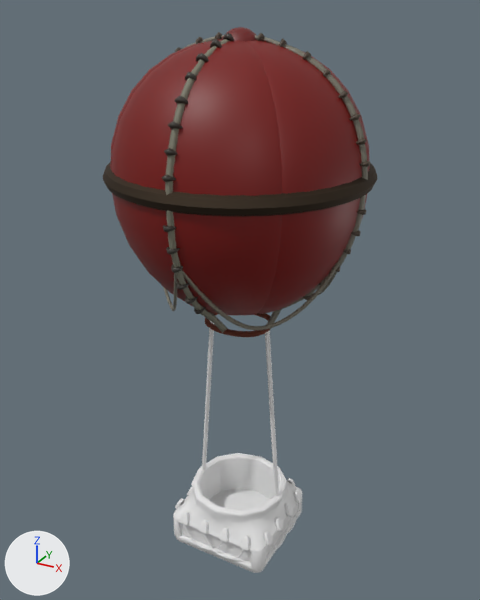
The FBX model Assets/3D_Assets/Props/nacelle.fbx, before and after one commit.
Before and after are seen from a 50 mm camera at (9.9, -17.85, 19.05) aimed at (-0.26, 0.62, 9.81). The axes (+X, +Y, +Z) are drawn at lower left. The lights are the same throughout. Where no turn or scale is listed for an object, it has been applied to the vertices.
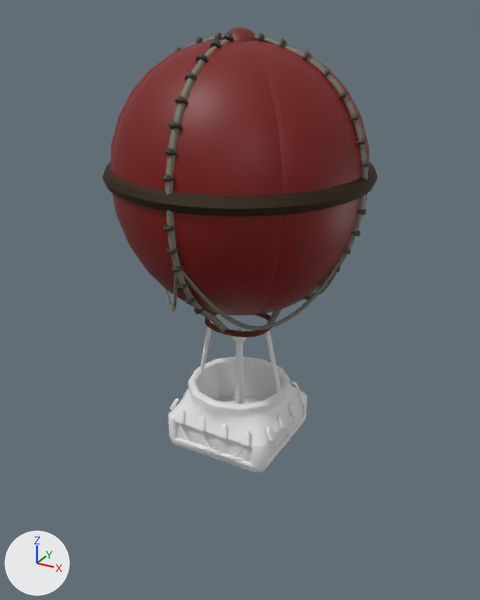
The newer file is also turned or shifted as a whole; pictures and numbers use the older file's frame.

Pixel boxes (x1, y1, x2, y2) of what changed, in the pictures (480 x 600 px):
'Cube.002', reshaped (7% wider, 20% taller): before (173, 453, 303, 573); after (168, 328, 307, 472)
'Cube', mesh rescaled: before (202, 321, 279, 496); after (200, 321, 281, 392)
'Cube.001', moved: before (180, 478, 295, 559); after (175, 381, 299, 458)
'Cube.003', moved: before (175, 487, 302, 549); after (170, 388, 307, 449)
'Cube.004', moved: before (178, 521, 252, 552); after (172, 420, 253, 448)
part 2 of me_cube_004, added: after (168, 328, 307, 472)
part 3 of me_cube_004, deleted: before (173, 453, 303, 573)

Edits to the bpy script that builds the scene:
```text
Change me_cube_010:
    where me_cube_010.from_pydata(...)  # 32 vertices, 20 faces; spans x -3.47..-0.05, y -0.27..-0.1, z -4.25..2.85
    used by ob_cube; location = (1.62, 0.54, 6.27)
    me_cube_010 part 1: the whole mesh is scaled about its middle by (1, 1, 0.369), then moved by (-0.01, 0.0, 2.28)
Change me_cube_004:
    used by ob_cube_002; location = (-0.14, 0.36, 0.95)
    remove me_cube_004.from_pydata(...)  # 384 vertices, 348 faces; spans x -1.98..1.98, y -1.98..1.98, z -0.95..1.36
    add me_cube_004.from_pydata(...)  # 459 vertices, 424 faces; spans x -1.98..1.98, y -1.98..1.98, z 3.57..7.86
    me_cube_004 part 2: 459 vertices added at x -1.98..1.98, y -1.98..1.98, z 3.57..7.86
    me_cube_004 part 3: 384 vertices removed from x -1.98..1.98, y -1.98..1.98, z -0.95..1.36
Change ob_cube_003:
    ob_cube_003.location: (-0.12, 0.34, 1.13) -> (-0.12, 0.34, 5.65)
Change ob_cube_001:
    ob_cube_001.location: (-0.12, 0.34, 1.13) -> (-0.12, 0.34, 5.65)
Change ob_cube_004:
    ob_cube_004.location: (-0.14, 0.36, 0.95) -> (-0.14, 0.36, 5.47)
```
